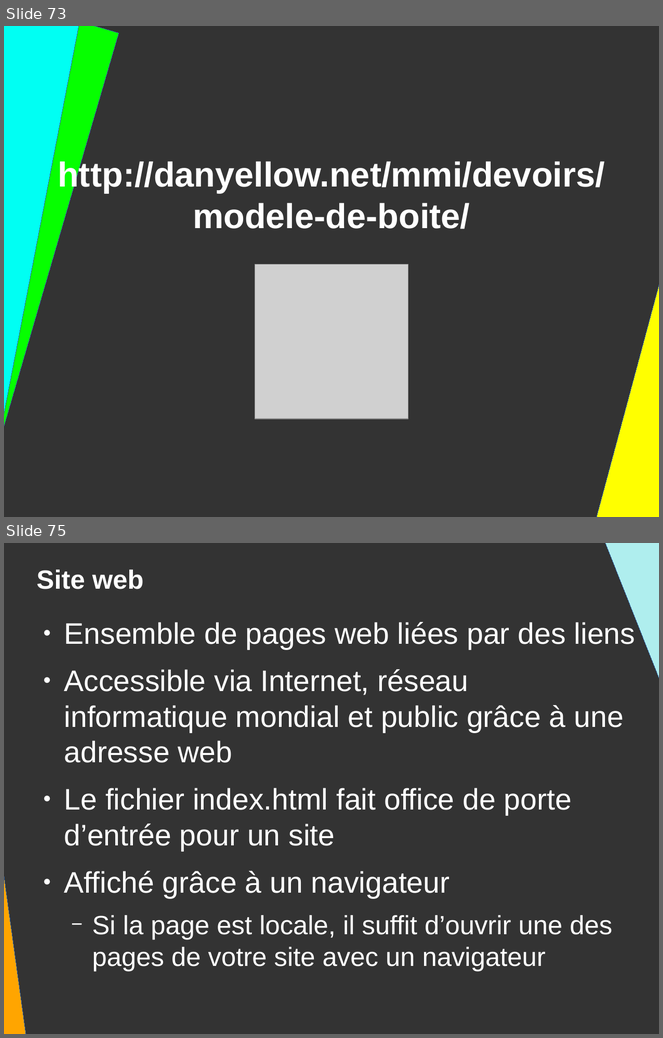
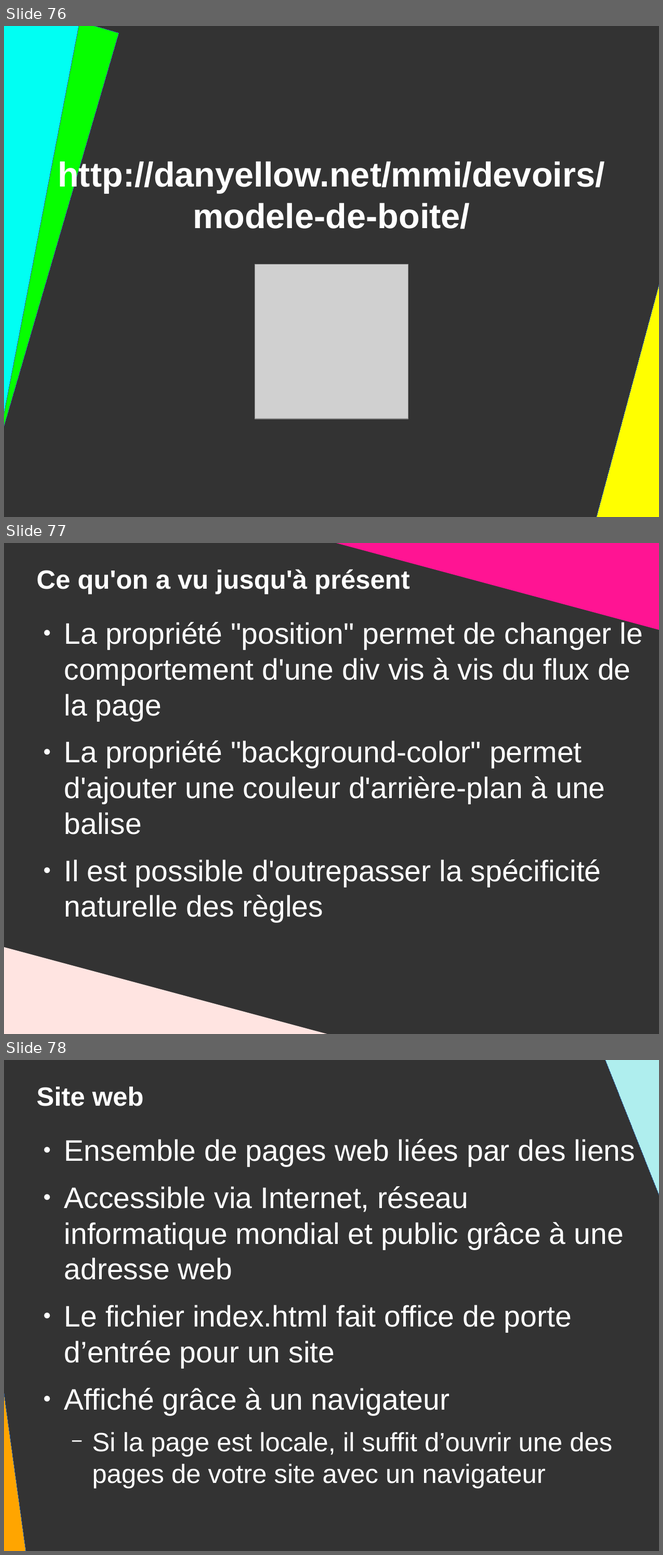
Before and after one commit to DanYellow/presentations, a slide deck: mmi/html/travaux-pratiques/numero-2/presentation.odp. Shown one above the other, each under a label of ours: slides 73 and 75 before the commit, slides 76, 77 and 78 after it; the slides between them are not shown. The pictures are 663x1038 and 663x1555 pixels, drawn with LibreOffice and Linux fonts; fonts in the diff are those of the drawing; grey boxes stand for pictures. Boxes give left, top, right and bottom in pixels: in the first picture for what was removed or moved away, otherwise in the second. Text is boxed around its words. In the diff, an @@ line names an element or a change of style, - is before the commit and + after.

```diff
--- a/mmi/html/travaux-pratiques/numero-2/presentation.odp
+++ b/mmi/html/travaux-pratiques/numero-2/presentation.odp
@@ slide 77 added at (4,543,659,1034), background #333333 @@
@@ right triangle added at (323,543,659,631), fill #FF1493 @@
@@ title added at (37,569,410,594), 32 pt, text #FFFFFF, bold @@
+Ce qu'on a vu jusqu'à présent
@@ text added at (64,620,643,887), 36 pt, text #FFFFFF @@
+● La propriété "position" permet de changer le comportement d'une div vis à vis du flux de la page
+● La propriété "background-color" permet d'ajouter une couleur d'arrière-plan à une balise
+● Il est possible d'outrepasser la spécificité naturelle des règles
@@ right triangle added at (4,947,343,1034), fill #FFE4E1 @@
@@ what was slide 73 is now slide 76 @@
@@ what was slide 75 is now slide 78 @@
```
Also in this commit, not shown: 5 slides changed, 3 other slides added, 1 slide removed, 2 other files.
